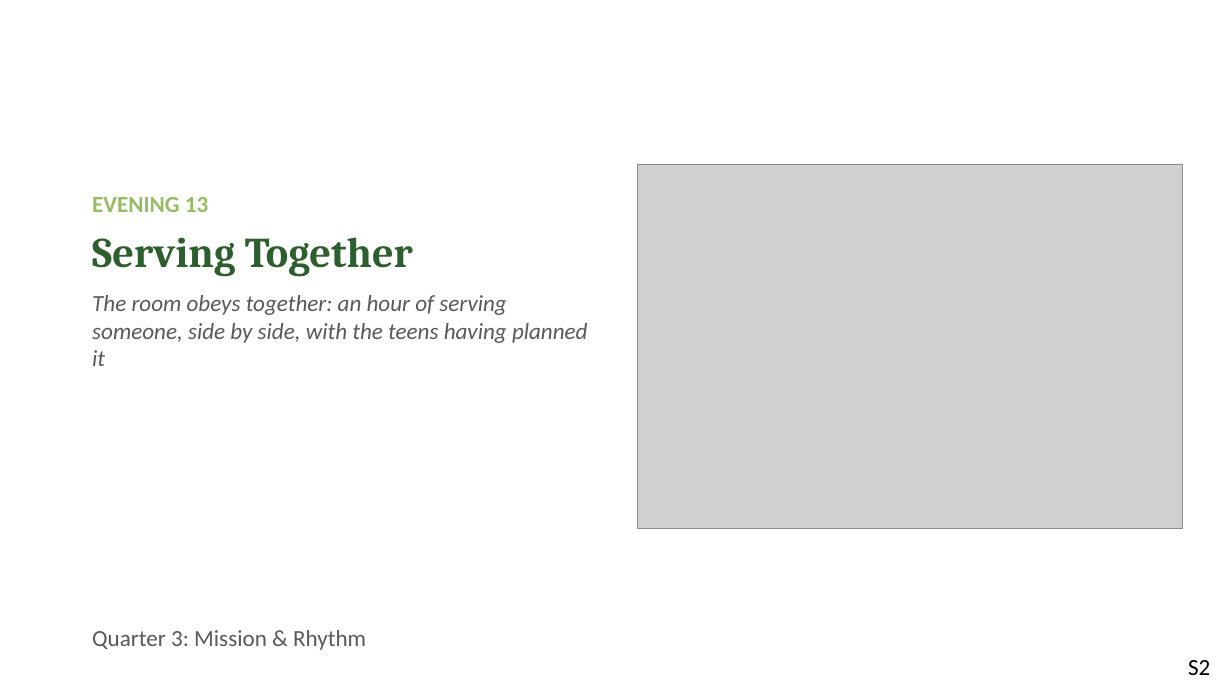
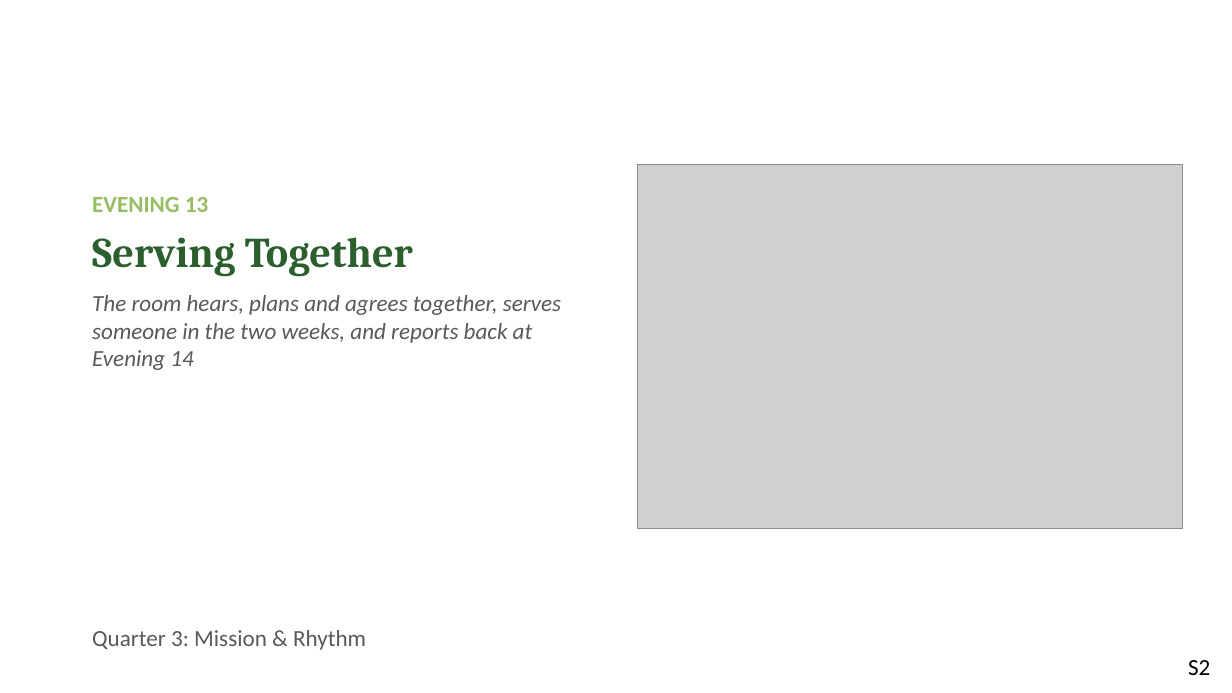
Before and after one commit to jgtittle-ministries/fellowship-of-the-heart-pilot-at-cca, a slide deck: slide 2 of docs/evening/materials/evening-13-slides.pptx. Drawn at 1232x693 pixels with LibreOffice and Linux fonts; fonts in the diff are those of the drawing; grey boxes stand for pictures. Boxes give left, top, right and bottom in pixels: in the first picture for what was removed or moved away, otherwise in the second. Text is boxed around its words. In the diff, an @@ line names an element or a change of style, - is before the commit and + after.

```diff
--- a/docs/evening/materials/evening-13-slides.pptx
+++ b/docs/evening/materials/evening-13-slides.pptx
@@ text at (x1=92, y1=295, x2=561, y2=370): text changed @@
-The room obeys together: an hour of serving someone, side by side, with the teens having planned it
+The room hears, plans and agrees together, serves someone in the two weeks, and reports back at Evening 14
```
Also in this commit, not shown: 11 other slides changed, 4 slides added, 8 other files.
